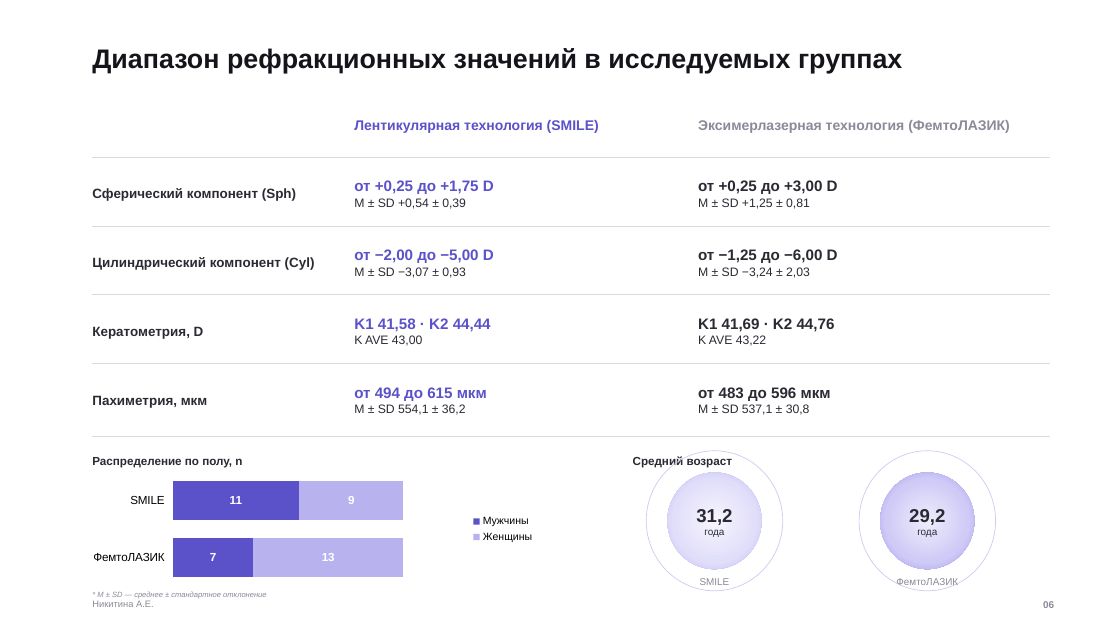
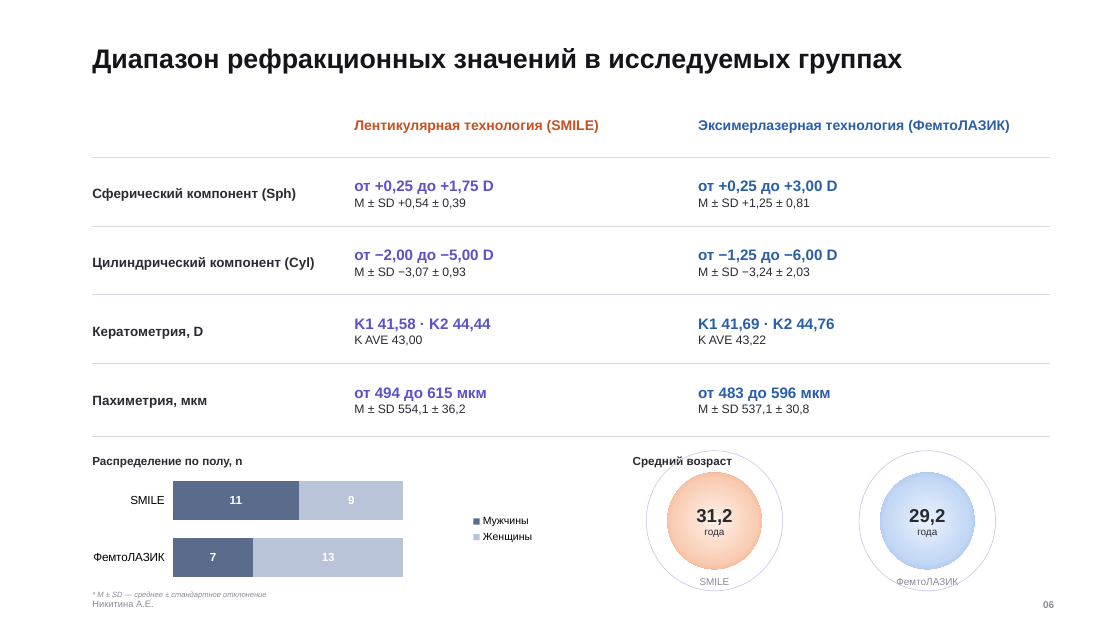
Before and after one commit to anastasianik2403-source/Mixed-astigmatism-calculator, a slide deck: slide 6 of presentations/Template7_Purple-Minimal.pptx. Drawn at 1120x630 pixels with LibreOffice and Linux fonts; fonts in the diff are those of the drawing; background and template pictures are left out. Boxes give left, top, right and bottom in pixels: in the first picture for what was removed or moved away, otherwise in the second. Text is boxed around its words. In the diff, an @@ line names an element or a change of style, - is before the commit and + after.

```diff
--- a/presentations/Template7_Purple-Minimal.pptx
+++ b/presentations/Template7_Purple-Minimal.pptx
@@ text "Лентикулярная технология (SMILE)" at <box>354,120,599,133</box>: text colour #5B52C9 to #C8501F @@
@@ text "Эксимерлазерная технология (ФемтоЛАЗИК)" at <box>698,120,1010,133</box>: text colour #8A8A99 to #2A5FA8 @@
@@ text at <box>698,180,838,194</box>: text colour #2A2A33 to #2A5FA8 in "от +0,25 до +3,00 D" @@
@@ text at <box>698,249,838,263</box>: text colour #2A2A33 to #2A5FA8 in "от −1,25 до −6,00 D" @@
@@ text at <box>698,318,835,332</box>: text colour #2A2A33 to #2A5FA8 in "K1 41,69 · K2 44,76" @@
@@ text at <box>698,387,831,401</box>: text colour #2A2A33 to #2A5FA8 in "от 483 до 596 мкм" @@
@@ bar stacked chart at <box>84,471,543,588</box> @@
@@ colour of Мужчины #5B52C9 to #5B6B8C @@
@@ colour of Женщины #B8B2EE to #BAC4D8 @@
@@ ellipse at <box>668,472,762,569</box>: fill gradient #F6F5FE to #E1DEFA to #B9B3F0 to gradient #FFF1E8 to #F9CDB4 to #EE9A6C @@
@@ ellipse at <box>881,472,975,569</box>: fill gradient #EEECFC to #CFCAF6 to #9C94EA to gradient #EAF2FD to #C3D8F5 to #8AB1E8 @@
```
Also in this commit, not shown: 8 other slides changed, 17 other files.
